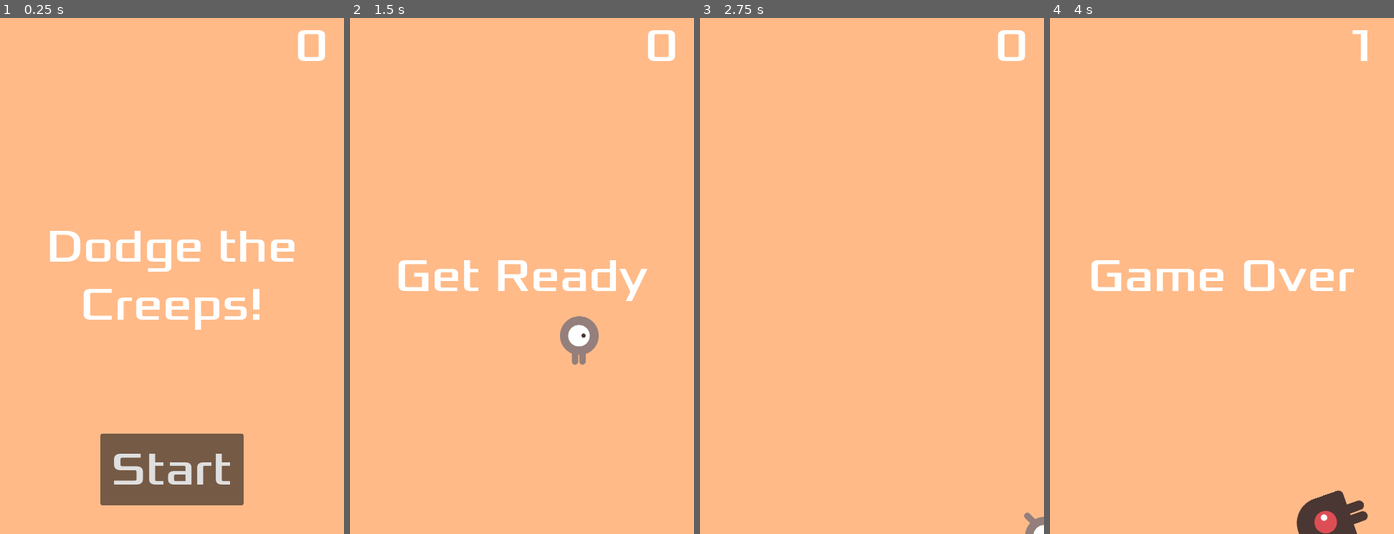
Above: before the commit, frames 1-4 (left to right).
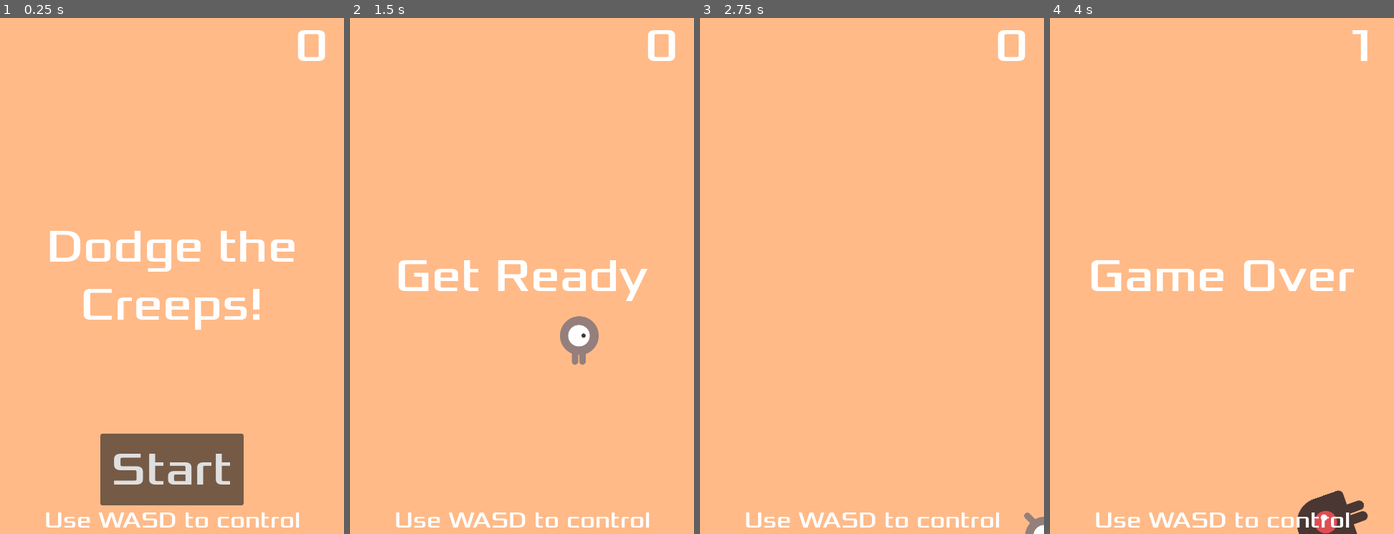
Above: after the commit, the same moments.

Repository: lancelote/dodge-the-creeps-2d
Game: Godot game, scene res://main.tscn
Two runs of this game, one before a commit and one after it. Both use one fixed random seed, a clock stepped at 60 frames per second and the inputs below.
Inputs:
- Up to frame 1 (0.25 s): no input
- Up to frame 2 (1.5 s): click "Start" at 0.5 s; tap Enter at 1.25 s; hold D (move_right) from 1.28 s (still down)
- Up to frame 3 (2.75 s): release D (move_right) at 2.03 s; hold S (move_down) from 2.03 s (still down)
- Up to frame 4 (4 s): release S (move_down) at 2.78 s; hold D (move_right) 2.78-3.53 s; hold W (move_up) from 3.53 s (still down)

The runs differ from the first frame. In frame 1, 0.9% of the frame differs, in the area x 13-88%, y 95-99%; in frame 2, 0.9%; in frame 3, 0.9%; in frame 4, 0.9%.

Commit message:
add control hint

Diff:
--- a/hud.tscn
+++ b/hud.tscn
@@ -65,5 +65,20 @@
 wait_time = 2.0
 one_shot = true
 
+[node name="ControlHint" type="Label" parent="."]
+anchors_preset = 7
+anchor_left = 0.5
+anchor_top = 1.0
+anchor_right = 0.5
+anchor_bottom = 1.0
+offset_left = -20.0
+offset_top = -23.0
+offset_right = 20.0
+grow_horizontal = 2
+grow_vertical = 0
+theme_override_fonts/font = ExtResource("1_37p78")
+theme_override_font_sizes/font_size = 32
+text = "Use WASD to control"
+
 [connection signal="pressed" from="StartButton" to="." method="_on_start_button_pressed"]
 [connection signal="timeout" from="MessageTimer" to="." method="_on_message_timer_timeout"]
